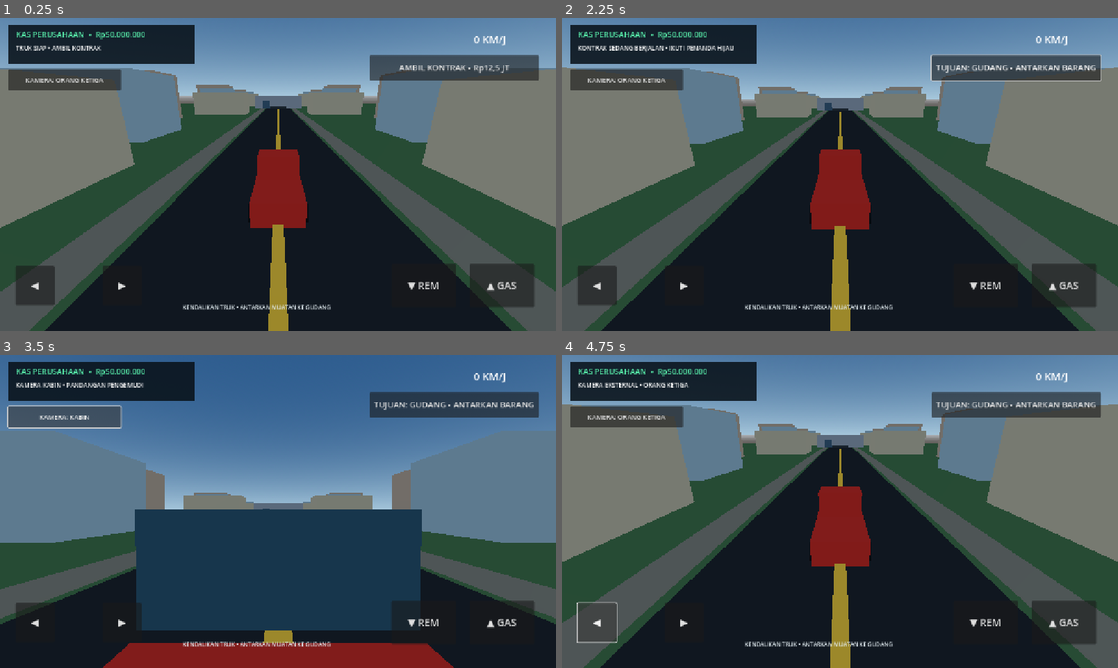
Above: before the commit, frames 1-4 (two rows, left to right).
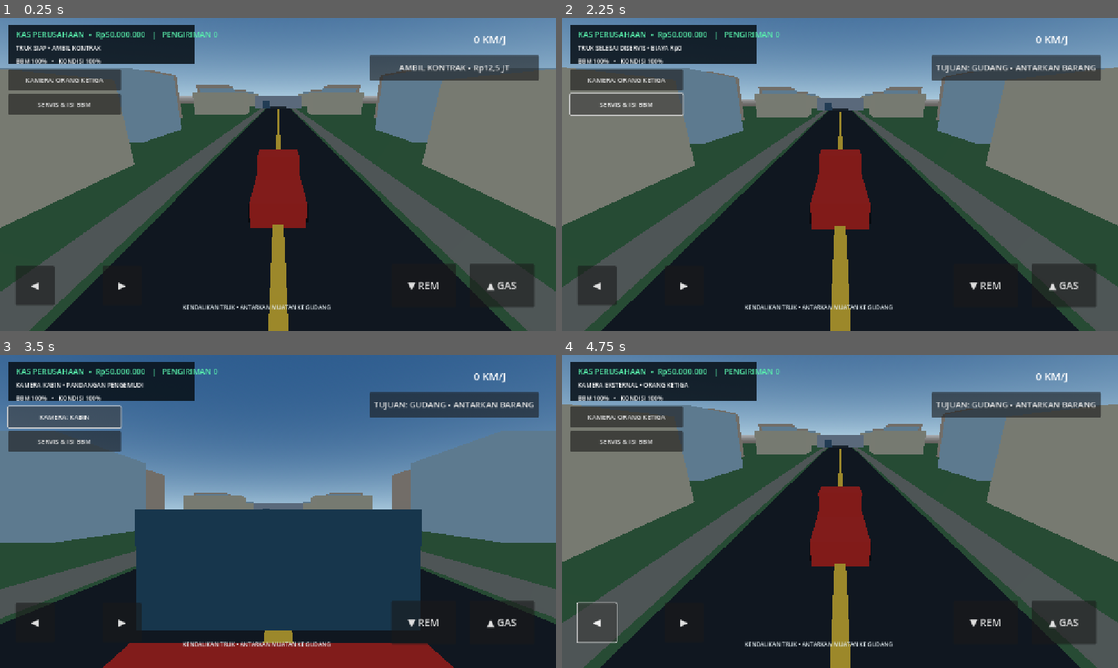
Above: after the commit, the same moments.

Repository: Muhtadi112/Business-Empire
Game: Godot game, scene res://scenes/main.tscn
The game is run twice, just before and just after one commit, with the same random seed, the same clock (stepped at 60 frames per second) and the same inputs.
Inputs (mouse positions are in pixels of both pictures, inside the frame that each line leads up to):
- Up to frame 1 (0.25 s): no input
- Up to frame 2 (2.25 s): click "AMBIL KONTRAK • Rp12,5 JT" at 0.5 s; click "TUJUAN: GUDANG • ANTARKAN BAR…" at 1.25 s; click (628, 105) at 2 s, where only the run after the commit has a clickable "SERVIS & ISI BBM"
- Up to frame 3 (3.5 s): click "KAMERA: ORANG KETIGA" at 2.75 s
- Up to frame 4 (4.75 s): click "KAMERA: KABIN" at 3.5 s; click "◀" at 4.25 s

The runs differ from the first frame. In frame 1, 1.6% of the frame differs, in the area x 1-40%, y 4-31%; in frame 2, 2.3%, in the area x 1-97%, y 4-32%; in frame 3, 1.7%; in frame 4, 1.6%.

Commit message:
Add truck fuel, condition, depot service and save system

Diff:
--- a/godot/scripts/main.gd
+++ b/godot/scripts/main.gd
@@ -9,6 +9,10 @@
 var cash: int = STARTING_CASH
 var contract_active := false
 var contract_done := false
+var completed_deliveries := 0
+var fuel := 100.0
+var truck_condition := 100.0
+var impact_cooldown := 0.0
 var speed := 0.0
 var throttle := 0.0
 var steering := 0.0
@@ -18,6 +22,8 @@
 var cash_label: Label
 var status_label: Label
 var speed_label: Label
+var vehicle_label: Label
+var service_button: Button
 var contract_button: Button
 var camera_button: Button
 var warehouse_marker: MeshInstance3D
@@ -27,6 +33,7 @@
 var joystick_touch := -1
 
 func _ready() -> void:
+	_load_game()
 	_build_world()
 	_build_truck()
 	_build_camera()
@@ -40,6 +47,9 @@
 	if joystick_vector.length() > 0.12:
 		throttle = -joystick_vector.y
 		steer_input = joystick_vector.x
+	impact_cooldown = maxf(0.0, impact_cooldown - delta)
+	if fuel <= 0.0:
+		throttle = minf(throttle, 0.0)
 	var desired_accel := throttle * TRUCK_ACCELERATION
 	speed = move_toward(speed, desired_accel * MAX_SPEED / TRUCK_ACCELERATION, TRUCK_ACCELERATION * delta)
 	if abs(throttle) < 0.05:
@@ -49,6 +59,15 @@
 	truck.velocity = -truck.global_basis.z * speed
 	truck.velocity.y = -9.8
 	truck.move_and_slide()
+	fuel = maxf(0.0, fuel - abs(speed) * delta * 0.004)
+	if truck.get_slide_collision_count() > 0 and abs(speed) > 12.0 and impact_cooldown <= 0.0:
+		truck_condition = maxf(0.0, truck_condition - minf(12.0, abs(speed) * 0.35))
+		impact_cooldown = 1.2
+		status_label.text = "BENTURAN! KONDISI TRUK " + str(roundi(truck_condition)) + "%"
+	if truck_condition <= 0.0:
+		speed = move_toward(speed, 0.0, 12.0 * delta)
+	if vehicle_label:
+		vehicle_label.text = "BBM " + str(roundi(fuel)) + "%   •   KONDISI " + str(roundi(truck_condition)) + "%"
 	if camera:
 		if camera_first_person:
 			var cab_position := truck.global_position + truck.global_basis * Vector3(0, 2.15, -0.65)
@@ -201,6 +220,7 @@
 	root.add_child(top_panel)
 	cash_label = _make_label("KAS PERUSAHAAN", Vector2(36, 24), 18, Color(0.35, 0.95, 0.68), root)
 	status_label = _make_label("TRUK SIAP • AMBIL KONTRAK", Vector2(36, 58), 14, Color.WHITE, root)
+	vehicle_label = _make_label("BBM 100%   •   KONDISI 100%", Vector2(36, 88), 14, Color.WHITE, root)
 	speed_label = _make_label("0 KM/J", Vector2(1090, 30), 24, Color.WHITE, root)
 
 	contract_button = Button.new()
@@ -218,6 +238,14 @@
 	camera_button.add_theme_font_size_override("font_size", 15)
 	camera_button.pressed.connect(_toggle_camera)
 	root.add_child(camera_button)
+
+	service_button = Button.new()
+	service_button.text = "SERVIS & ISI BBM"
+	service_button.position = Vector2(18, 174)
+	service_button.size = Vector2(260, 48)
+	service_button.add_theme_font_size_override("font_size", 15)
+	service_button.pressed.connect(_service_truck)
+	root.add_child(service_button)
 
 	_make_control_button("◀", Vector2(35, 570), Vector2(90, 90), func(): steering = -1.0, func(): steering = 0.0, root)
 	_make_control_button("▶", Vector2(235, 570), Vector2(90, 90), func(): steering = 1.0, func(): steering = 0.0, root)
@@ -252,8 +280,11 @@
 		status_label.text = "KAMERA KABIN • PANDANGAN PENGEMUDI" if camera_first_person else "KAMERA EKSTERNAL • ORANG KETIGA"
 
 func _on_contract_pressed() -> void:
-	if contract_done:
-		status_label.text = "KONTRAK SELESAI • CARI KONTRAK BARU"
+	if truck_condition <= 0.0:
+		status_label.text = "TRUK RUSAK TOTAL • KEMBALI KE DEPOT UNTUK SERVIS"
+		return
+	if fuel <= 0.0:
+		status_label.text = "BBM HABIS • KEMBALI KE DEPOT UNTUK ISI BBM"
 		return
 	if not contract_active:
 		contract_active = true
@@ -266,15 +297,54 @@
 func _complete_contract() -> void:
 	contract_active = false
 	contract_done = true
-	cash += CONTRACT_REWARD
+	completed_deliveries += 1
+	var reward := CONTRACT_REWARD + maxi(0, completed_deliveries - 1) * 1500000
+	cash += reward
 	warehouse_marker.visible = false
-	status_label.text = "PENGIRIMAN BERHASIL • +Rp12.500.000"
-	contract_button.text = "KONTRAK SELESAI"
+	status_label.text = "PENGIRIMAN #" + str(completed_deliveries) + " BERHASIL • +Rp" + _format_money(reward)
+	contract_button.text = "KONTRAK BERIKUTNYA • Rp" + _format_money(CONTRACT_REWARD + completed_deliveries * 1500000)
+	contract_done = false
+	_save_game()
 	_update_hud()
+
+func _service_truck() -> void:
+	if truck.global_position.distance_to(Vector3(0, 0.8, 12)) > 18.0:
+		status_label.text = "DEPOT TERLALU JAUH • KEMBALI KE AREA AWAL"
+		return
+	var service_cost := int((100.0 - fuel) * 3500.0 + (100.0 - truck_condition) * 85000.0)
+	if service_cost > cash:
+		status_label.text = "KAS TIDAK CUKUP • BIAYA SERVIS Rp" + _format_money(service_cost)
+		return
+	cash -= service_cost
+	fuel = 100.0
+	truck_condition = 100.0
+	status_label.text = "TRUK SELESAI DISERVIS • BIAYA Rp" + _format_money(service_cost)
+	_save_game()
+	_update_hud()
+
+func _save_game() -> void:
+	var data := ConfigFile.new()
+	data.set_value("company", "cash", cash)
+	data.set_value("company", "deliveries", completed_deliveries)
+	data.set_value("vehicle", "fuel", fuel)
+	data.set_value("vehicle", "condition", truck_condition)
+	var error := data.save("user://business_empire_save.cfg")
+	if error != OK:
+		push_warning("Gagal menyimpan progres: " + str(error))
+
+func _load_game() -> void:
+	var data := ConfigFile.new()
+	if data.load("user://business_empire_save.cfg") == OK:
+		cash = int(data.get_value("company", "cash", STARTING_CASH))
+		completed_deliveries = int(data.get_value("company", "deliveries", 0))
+		fuel = clampf(float(data.get_value("vehicle", "fuel", 100.0)), 0.0, 100.0)
+		truck_condition = clampf(float(data.get_value("vehicle", "condition", 100.0)), 0.0, 100.0)
 
 func _update_hud() -> void:
 	if cash_label:
-		cash_label.text = "KAS PERUSAHAAN  •  Rp" + _format_money(cash)
+		cash_label.text = "KAS PERUSAHAAN  •  Rp" + _format_money(cash) + "   |   PENGIRIMAN " + str(completed_deliveries)
+	if vehicle_label:
+		vehicle_label.text = "BBM " + str(roundi(fuel)) + "%   •   KONDISI " + str(roundi(truck_condition)) + "%"
 
 func _update_speed_label() -> void:
 	if speed_label:
